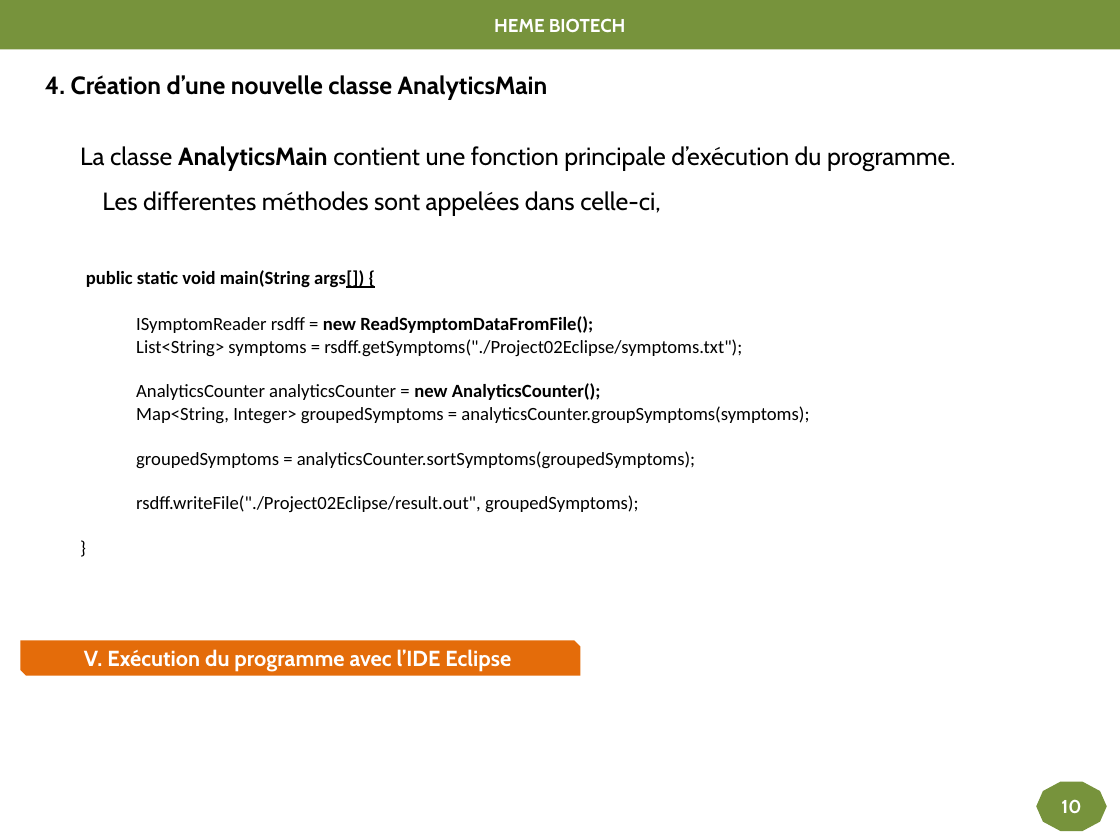
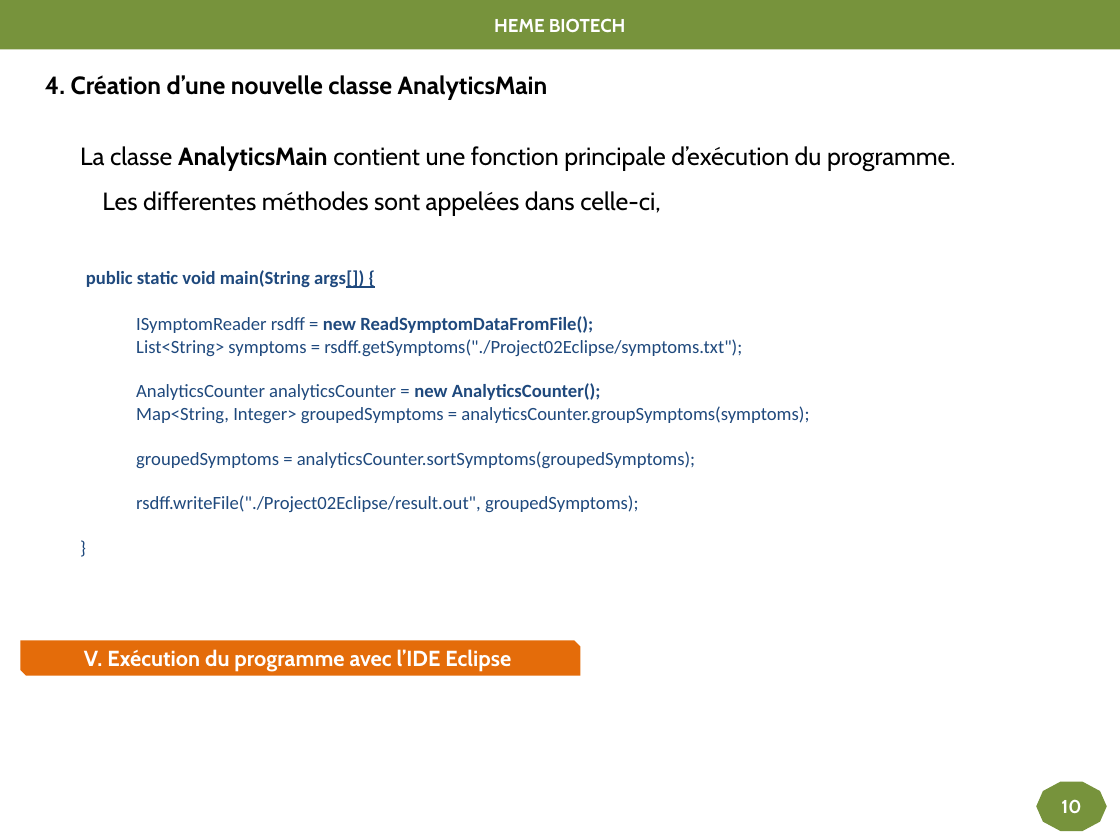
Before and after one commit to bende47/Project_DA_Java_EN_Come_to_the_Rescue_of_a_Java_Application, a slide deck: slide 12 of Projet P2.pptx. Drawn at 1120x840 pixels with LibreOffice and Linux fonts; fonts in the diff are those of the drawing. Boxes give left, top, right and bottom in pixels: in the first picture for what was removed or moved away, otherwise in the second. Text is boxed around its words. In the diff, an @@ line names an element or a change of style, - is before the commit and + after.

```diff
--- a/Projet P2.pptx
+++ b/Projet P2.pptx
@@ text at <box>86,270,809,512</box>: text colour #000000 to #1F497D in "public static void main(String args[]) {", "ISymptomReader rsdff = new ReadSymptomDataFromFile();", "List<String> symptoms = rsdff.getSymptoms("./Project02Eclips ...", "AnalyticsCounter analyticsCounter = new AnalyticsCounter();" and 4 more places @@
```
Also in this commit, not shown: 7 other slides changed.
